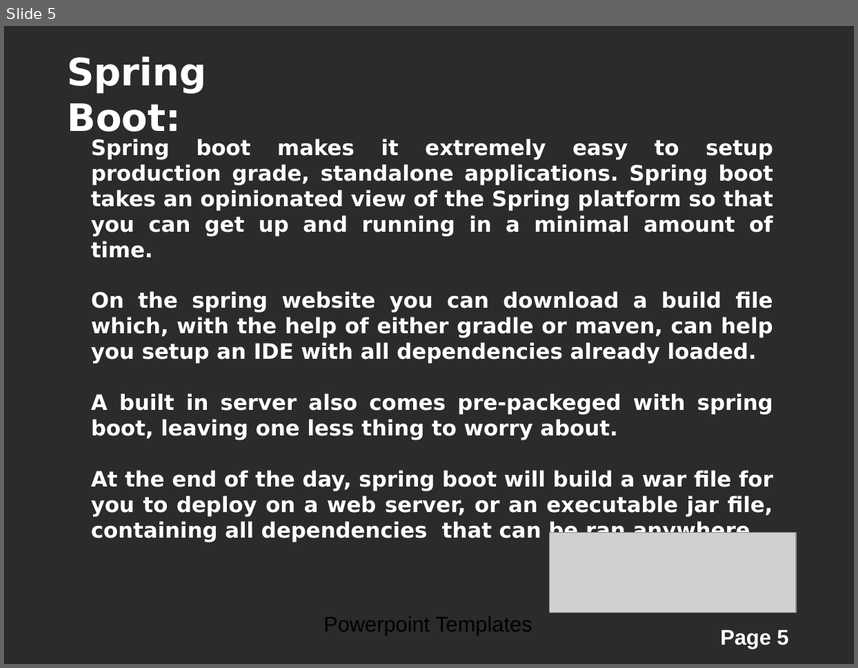
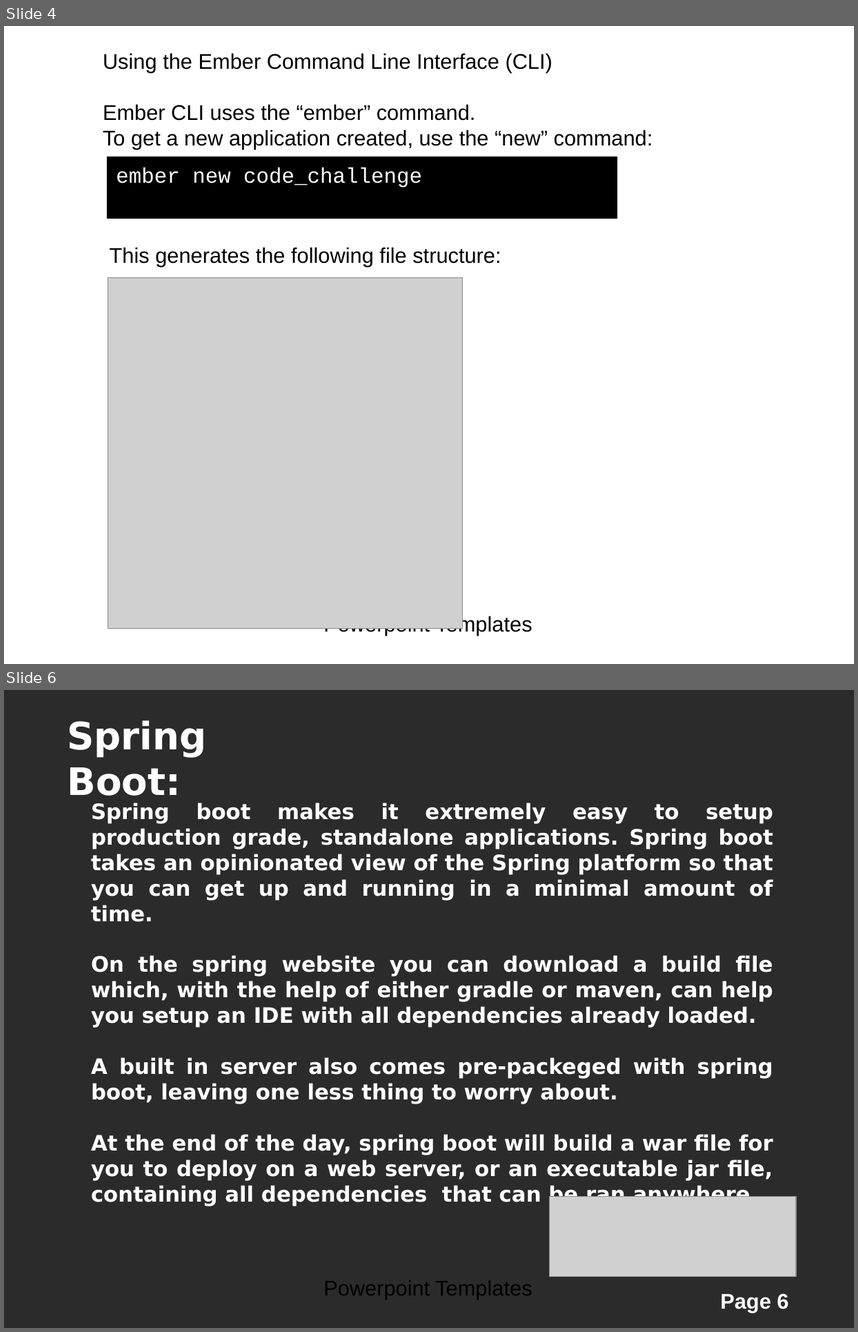
Before and after one commit to rustyDog/codingChallenge, a slide deck: codingChallengePresentation.ppt. Shown one above the other, each under a label of ours: slide 5 before the commit, slides 4 and 6 after it; the slides between them are not shown. The pictures are 858x668 and 858x1332 pixels, drawn with LibreOffice and Linux fonts; fonts in the diff are those of the drawing; grey boxes stand for pictures; background and template pictures are left out; a plain dark background stands for a picture behind light text. Boxes give left, top, right and bottom in pixels: in the first picture for what was removed or moved away, otherwise in the second. Text is boxed around its words. In the diff, an @@ line names an element or a change of style, - is before the commit and + after.

```diff
--- a/codingChallengePresentation.ppt
+++ b/codingChallengePresentation.ppt
@@ slide 4 added at [4,26,854,664], background picture (left out); not listed: 2 template elements that a slide beside it also shows @@
@@ text added at [103,53,653,150], 18 pt, text #000000 @@
+Using the Ember Command Line Interface (CLI)
+Ember CLI uses the “ember” command.
+To get a new application created, use the “new” command:
@@ rectangle added at [107,158,616,217], fill #000000, outline #000000 2.01 pt, 18 pt, text #FFFFFF @@
+ember new code_challenge
@@ text added at [110,247,501,267], 18 pt, text #000000 @@
+This generates the following file structure:
@@ picture added at [107,278,462,628] @@
@@ what was slide 5 is now slide 6 @@
@@ page number at [720,1293,789,1312]: text changed @@
-Page 5
+Page 6
```
Also in this commit, not shown: 3 other slides added, 3 slides removed.
